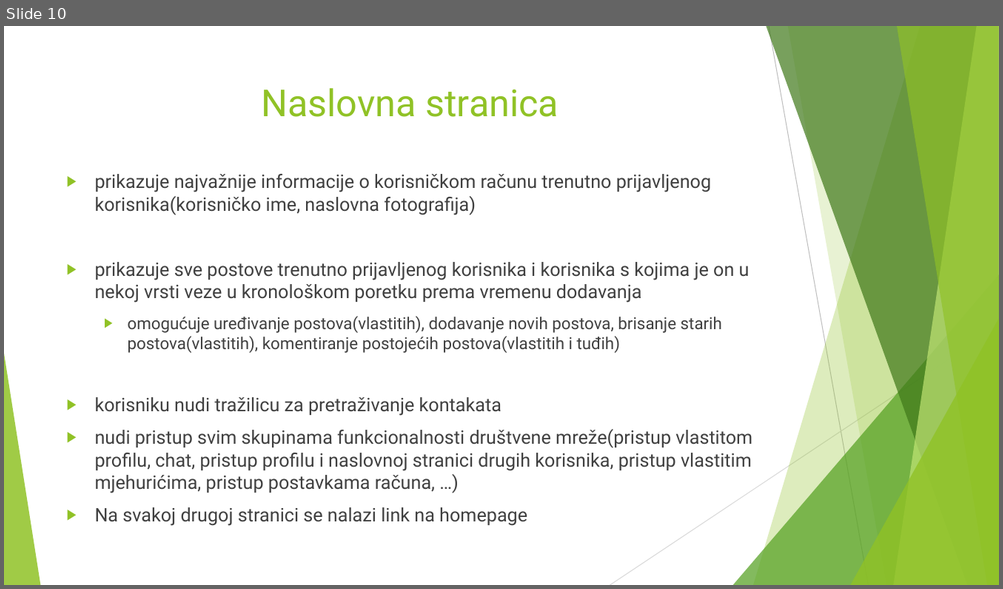
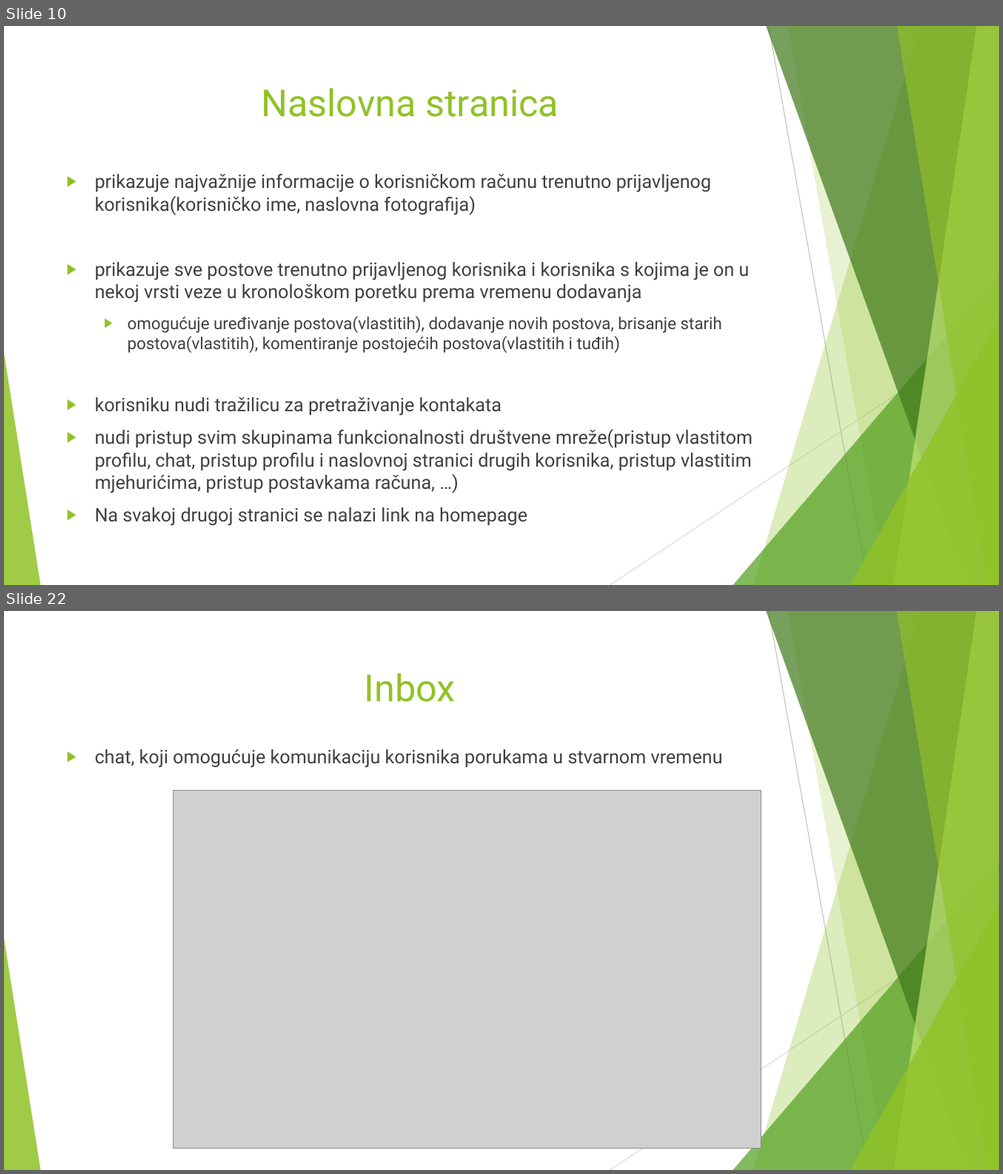
Before and after one commit to kof3r/drustvena_mreza, a slide deck: resursi/management/Bubbles.pptx. Shown one above the other, each under a label of ours: slide 10 before the commit, slides 10 and 22 after it; the slides between them are not shown. The pictures are 1003x589 and 1003x1174 pixels, drawn with LibreOffice and Linux fonts; fonts in the diff are those of the drawing; grey boxes stand for pictures. Boxes give left, top, right and bottom in pixels: in the first picture for what was removed or moved away, otherwise in the second. Text is boxed around its words. In the diff, an @@ line names an element or a change of style, - is before the commit and + after.

```diff
--- a/resursi/management/Bubbles.pptx
+++ b/resursi/management/Bubbles.pptx
@@ slide 22 added at [4, 611, 999, 1170], background #FFFFFF; not listed: 10 template elements that a slide beside it also shows @@
@@ title added at [364, 673, 455, 702], 36 pt, text #90C226 @@
+Inbox
@@ text added at [95, 749, 723, 768], 18 pt, text #404040 @@
+▶ chat, koji omogućuje komunikaciju korisnika porukama u stvarnom vremenu
@@ picture added at [173, 791, 760, 1149] @@
```
Also in this commit, not shown: 4 slides changed, 9 other slides added, 1 slide removed, 26 other files.
